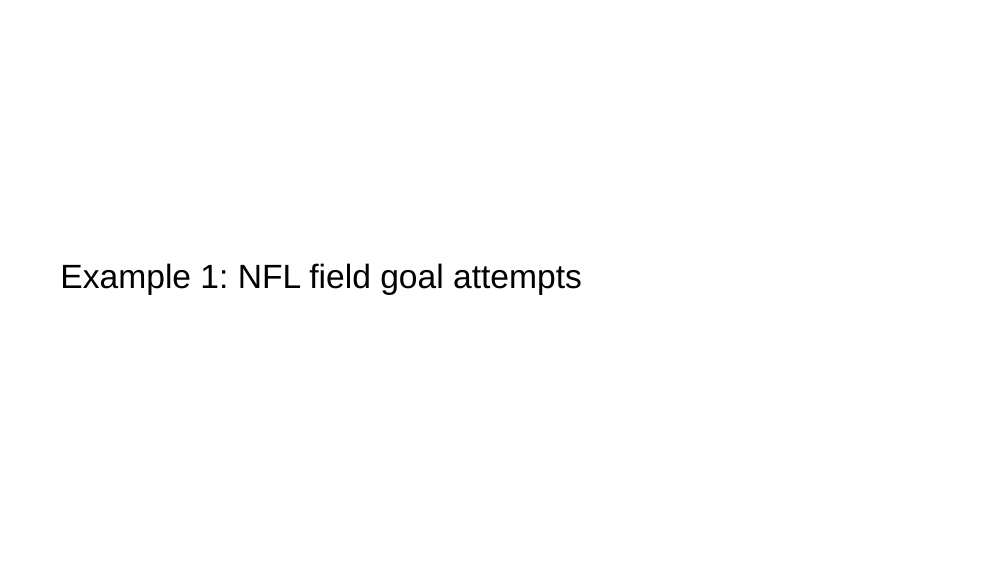
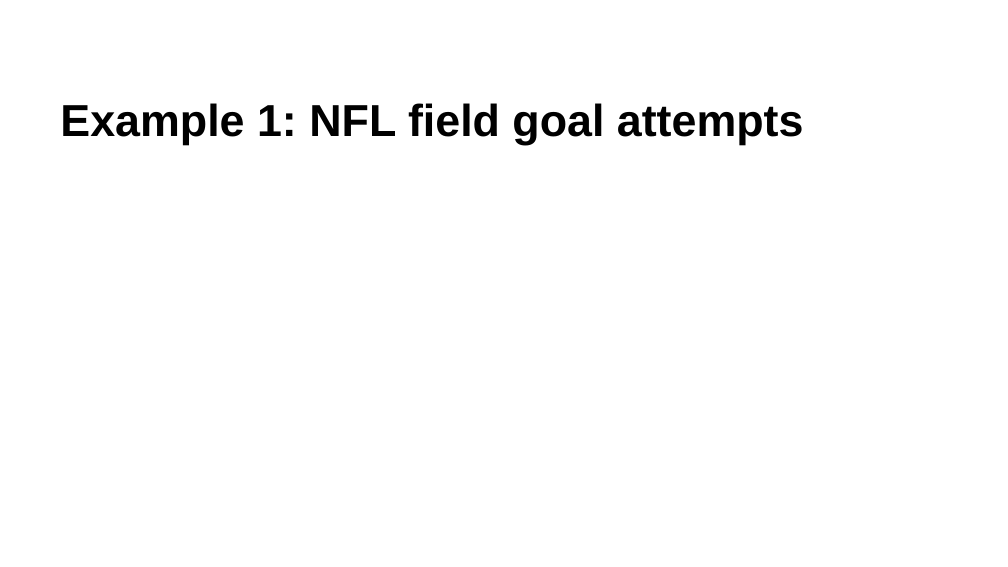
Before and after one commit to krisawilson/knn-workshop-spr25, a slide deck: slide 58 of k-nearest-neighbors.pptx (slide 53 before the commit). Drawn at 1008x567 pixels with LibreOffice and Linux fonts; fonts in the diff are those of the drawing; background and template pictures are left out. Boxes give left, top, right and bottom in pixels: in the first picture for what was removed or moved away, otherwise in the second. Text is boxed around its words. In the diff, an @@ line names an element or a change of style, - is before the commit and + after.

```diff
--- a/k-nearest-neighbors.pptx
+++ b/k-nearest-neighbors.pptx
@@ title "Example 1: NFL field goal ...": place and size @@
-title "Example 1: NFL field goal ..." at [60,263,582,295]
+title "Example 1: NFL field goal ..." at [60,103,804,145]
@@ title "Example 1: NFL field goal ..." at [60,103,804,145]: size 24 to 32 pt, bold on; less space between paragraphs; vertical alignment top to middle @@
```
Also in this commit, not shown: 6 other slides changed, 10 slides added, 5 slides removed, 1 other file.
